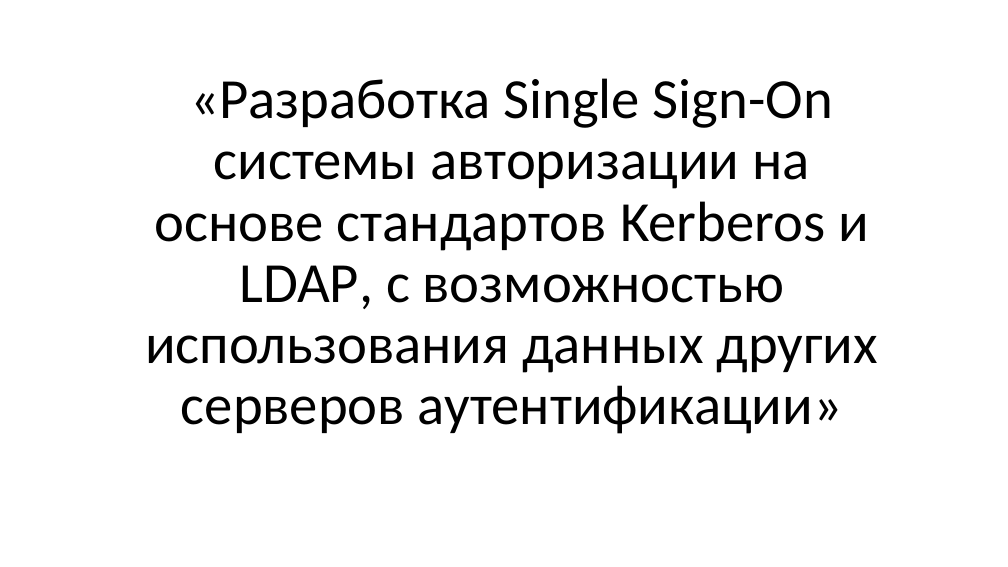
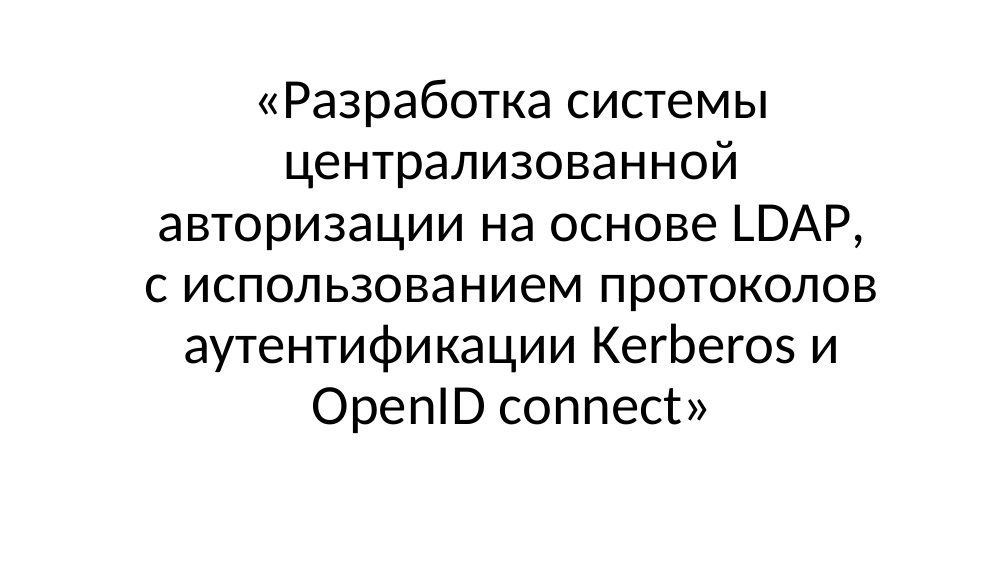
Before and after one commit to KozinOleg97/diplom, a slide deck: slide 1 of Vkr_p2.ppt. Drawn at 1008x567 pixels with LibreOffice and Linux fonts; fonts in the diff are those of the drawing. Boxes give left, top, right and bottom in pixels: in the first picture for what was removed or moved away, otherwise in the second. Text is boxed around its words. In the diff, an @@ line names an element or a change of style, - is before the commit and + after.

```diff
--- a/Vkr_p2.ppt
+++ b/Vkr_p2.ppt
@@ title at (145, 90, 878, 433): text changed @@
-«Разработка Single Sign-On системы авторизации на основе стандартов Kerberos и LDAP, с возможностью использования данных других серверов аутентификации»
+«Разработка системы централизованной авторизации на основе LDAP, с использованием протоколов аутентификации Kerberos и OpenID connect»
```
Also in this commit, not shown: 5 other slides changed, 13 slides added, 4 slides removed.
